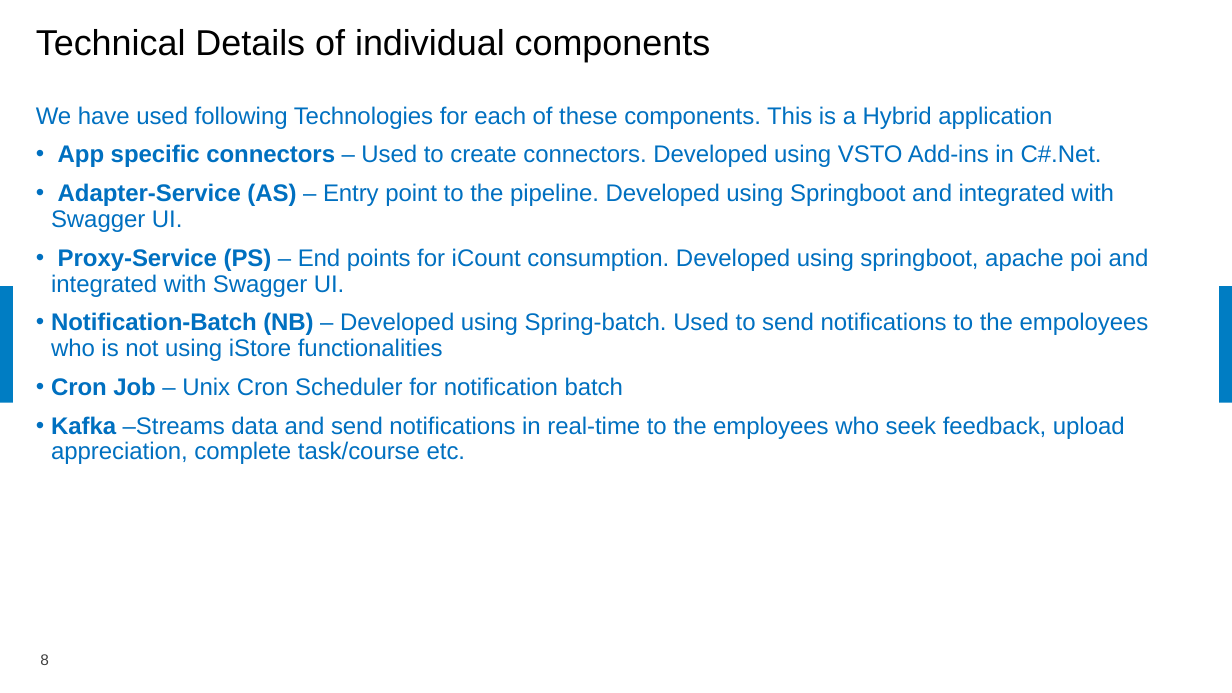
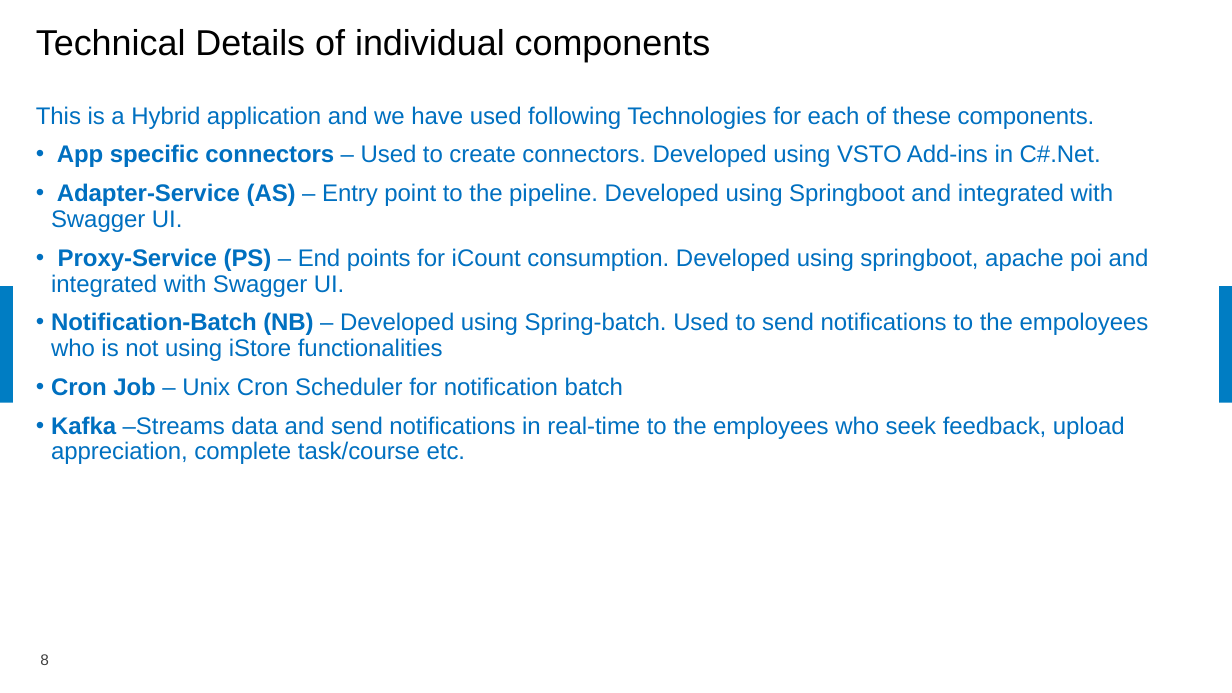
Before and after one commit to samratbasu2019/iSoreDesignArtifacts, a slide deck: slide 8 of iSolve-iCount-Hackathon_Solution.pptx. Drawn at 1232x693 pixels with LibreOffice and Linux fonts; fonts in the diff are those of the drawing; background and template pictures are left out. Boxes give left, top, right and bottom in pixels: in the first picture for what was removed or moved away, otherwise in the second. Text is boxed around its words. In the diff, an @@ line names an element or a change of style, - is before the commit and + after.

```diff
--- a/iSolve-iCount-Hackathon_Solution.pptx
+++ b/iSolve-iCount-Hackathon_Solution.pptx
@@ text at bbox=[36, 106, 1095, 129]: text changed @@
-We have used following Technologies for each of these components. This is a Hybrid application
+This is a Hybrid application and we have used following Technologies for each of these components.
```
Also in this commit, not shown: 9 other slides changed, 1 slide added.
